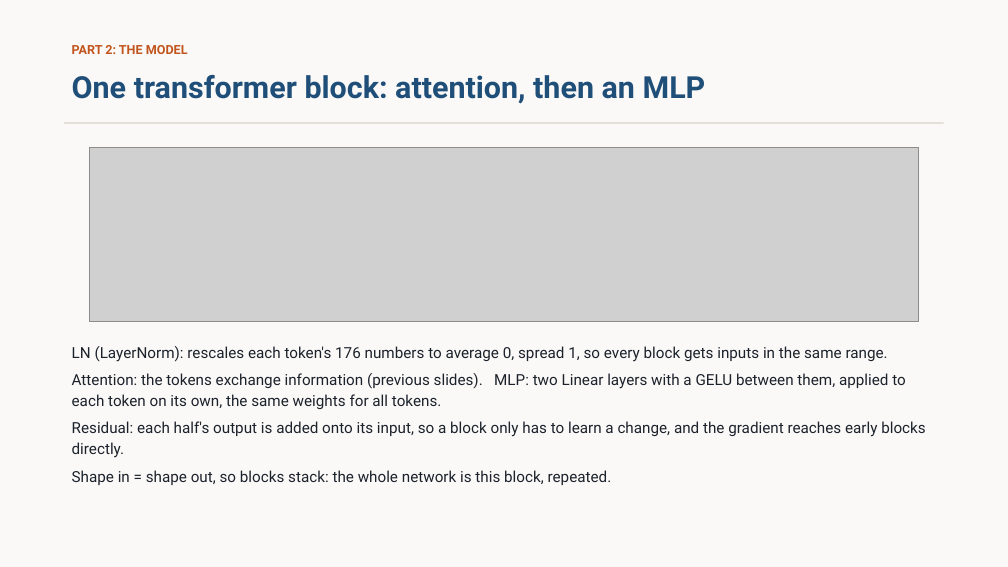
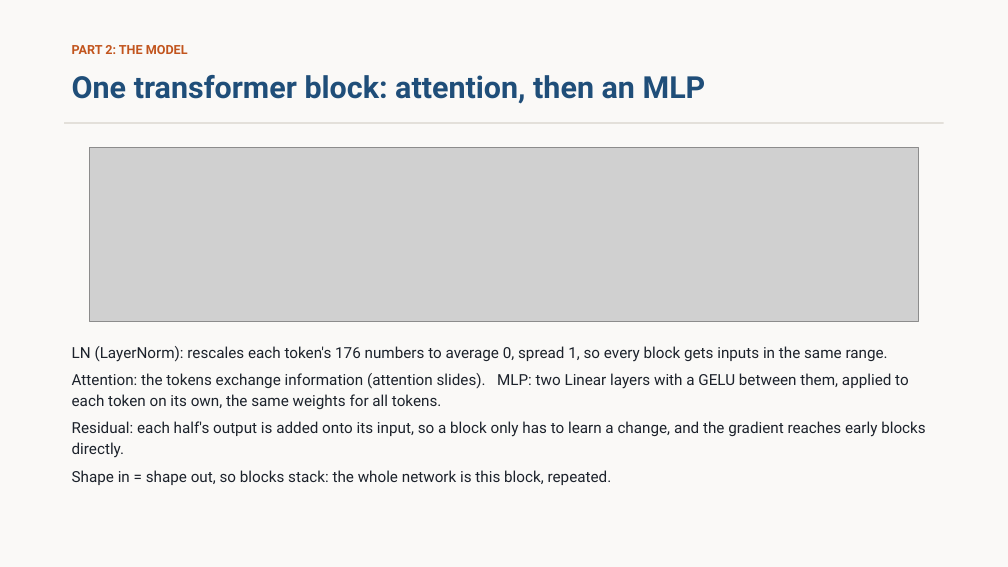
Before and after one commit to stanthemaker/tutorial_ml, a slide deck: slide 19 of week5_diffusion/slides/week5_diffusion.pptx. Drawn at 1008x567 pixels with LibreOffice and Linux fonts; fonts in the diff are those of the drawing; grey boxes stand for pictures. Boxes give left, top, right and bottom in pixels: in the first picture for what was removed or moved away, otherwise in the second. Text is boxed around its words. In the diff, an @@ line names an element or a change of style, - is before the commit and + after.

```diff
--- a/week5_diffusion/slides/week5_diffusion.pptx
+++ b/week5_diffusion/slides/week5_diffusion.pptx
@@ text at (72,373,909,409): text changed @@
-Attention: the tokens exchange information (previous slides). MLP: two Linear layers with a GELU between them, applied to each token on its own, the same weights for all tokens.
+Attention: the tokens exchange information (attention slides). MLP: two Linear layers with a GELU between them, applied to each token on its own, the same weights for all tokens.
```
Also in this commit, not shown: 5 other slides changed, 2 slides added, 4 slides removed, 12 other files.
